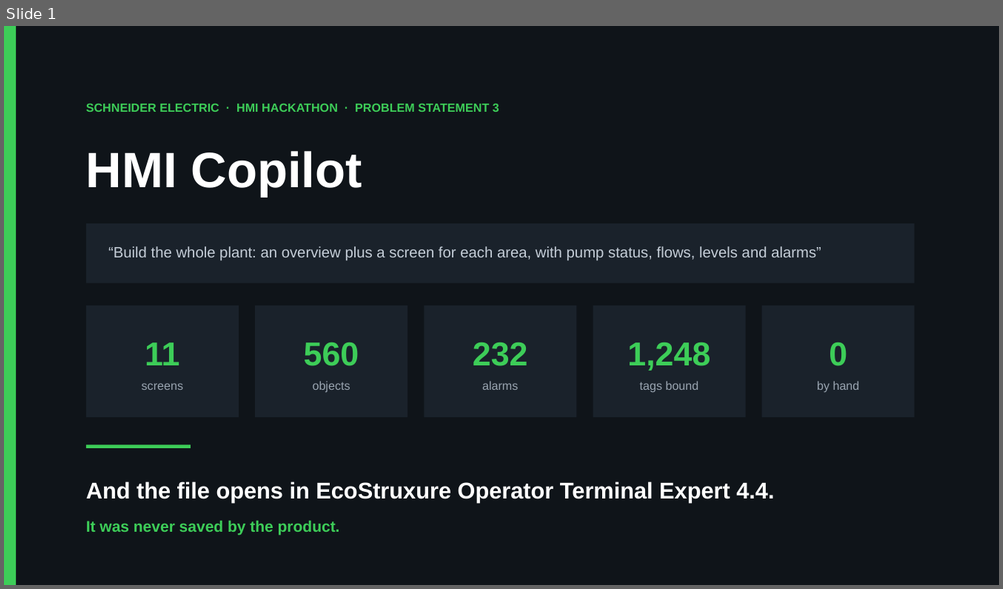
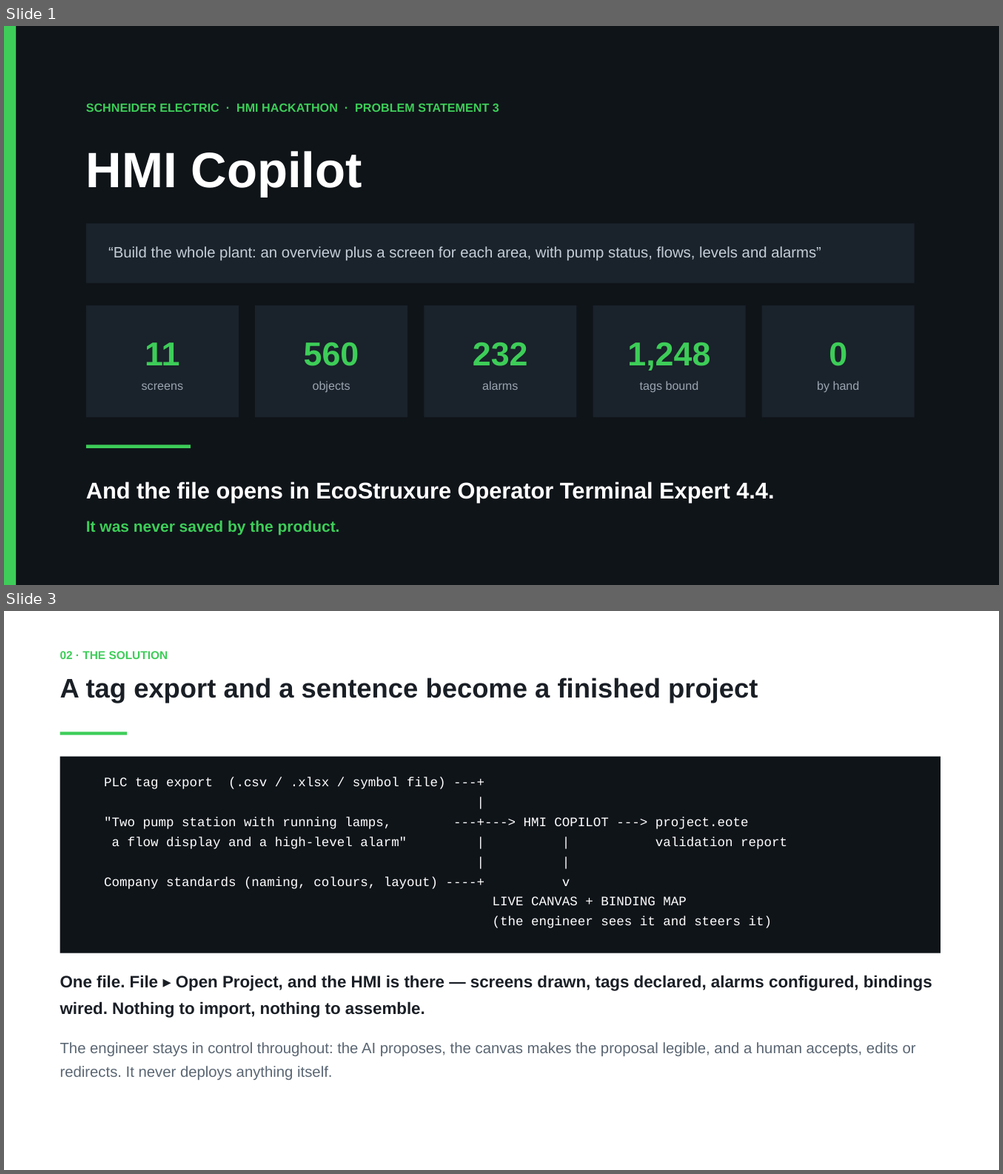
Before and after one commit to shauryaaojha/HMI_Copilot_EcoStruxure, a slide deck: docs/HMI_Copilot_5min.pptx. Shown one above the other, each under a label of ours: slide 1 before the commit, slides 1 and 3 after it; the slides between them are not shown. The pictures are 1003x589 and 1003x1174 pixels, drawn with LibreOffice and Linux fonts; fonts in the diff are those of the drawing. Boxes give left, top, right and bottom in pixels: in the first picture for what was removed or moved away, otherwise in the second. Text is boxed around its words. In the diff, an @@ line names an element or a change of style, - is before the commit and + after.

```diff
--- a/docs/HMI_Copilot_5min.pptx
+++ b/docs/HMI_Copilot_5min.pptx
@@ slide 3 added at [4,611,999,1170], background #FFFFFF @@
@@ text added at [60,651,168,659], 11 pt, text #3DCD58, bold @@
+02 · THE SOLUTION
@@ text added at [60,678,757,703], 26 pt, text #1A1F26, bold @@
+A tag export and a sentence become a finished project
@@ rectangle added at [60,732,127,735], fill #3DCD58 @@
@@ rectangle added at [60,757,940,954], fill #0F1419 @@
@@ text added at [104,777,771,928], 12.5 pt, text #FFFFFF @@
+PLC tag export (.csv / .xlsx / symbol file) ---+
+|
+"Two pump station with running lamps, ---+---> HMI COPILOT ---> project.eote
+a flow display and a high-level alarm" | | validation report
+| |
+Company standards (naming, colours, layout) ----+ v
+LIVE CANVAS + BINDING MAP
+(the engineer sees it and steers it)
@@ text added at [60,975,932,1080], 14.5 pt, text #5A6673 @@
+One file. File ▸ Open Project, and the HMI is there — screens drawn, tags declared, alarms configured, bindings wired. Nothing to import, nothing to assemble.
+The engineer stays in control throughout: the AI proposes, the canvas makes the proposal legible, and a human accepts, edits or redirects. It never deploys anything itself.
```
Also in this commit, not shown: 10 slides changed, 3 other files.
